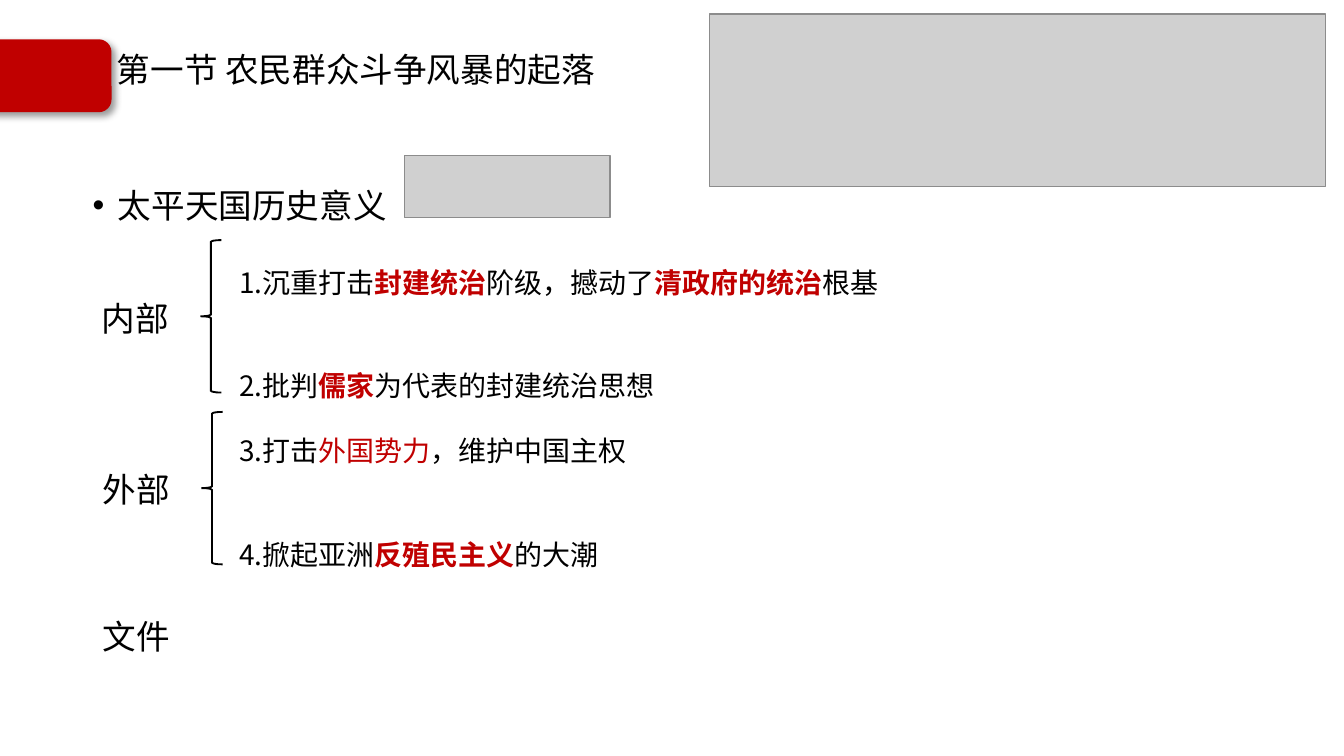
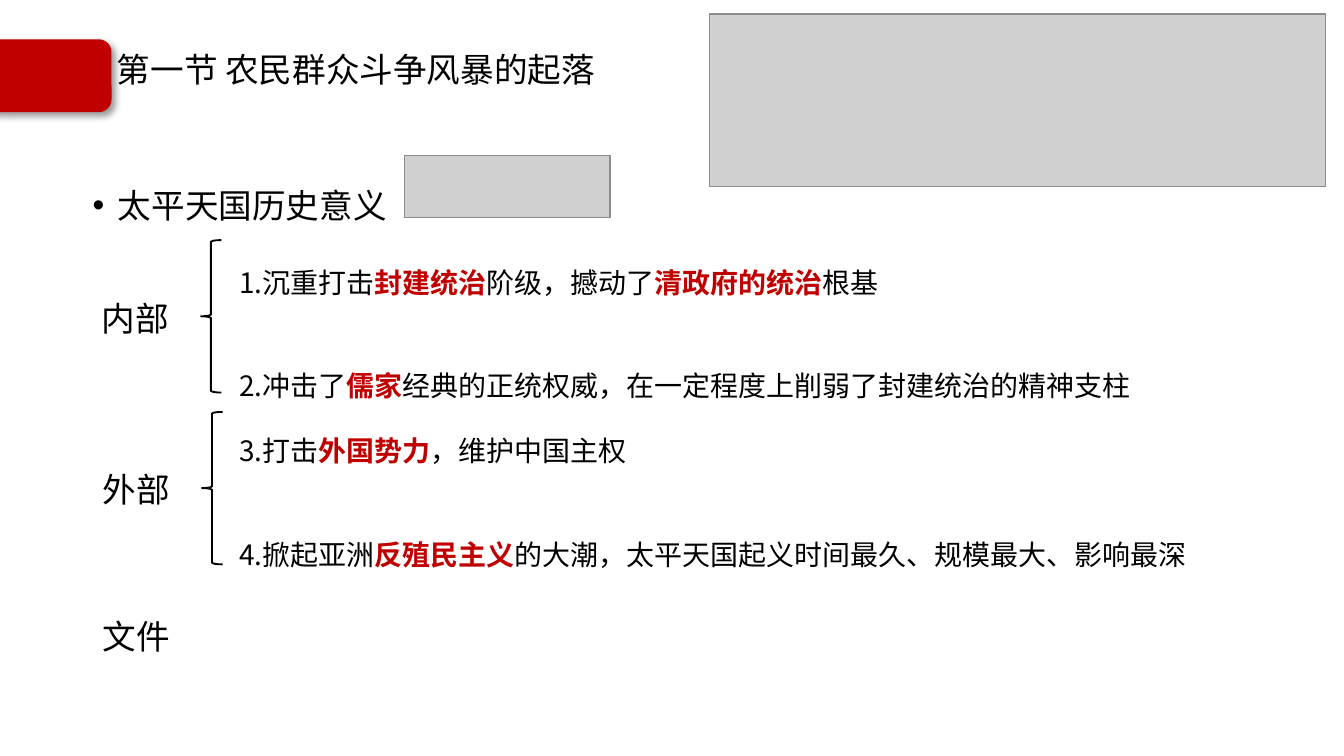
Before and after one commit to Call-me-zhy/tangtang, a slide deck: slide 25 of 5 中国近现代史纲要/课件/中国近现代史纲要精讲2.pptx. Drawn at 1344x756 pixels with LibreOffice and Linux fonts; fonts in the diff are those of the drawing; grey boxes stand for pictures; background and template pictures are left out. Boxes give left, top, right and bottom in pixels: in the first picture for what was removed or moved away, otherwise in the second. Text is boxed around its words. In the diff, an @@ line names an element or a change of style, - is before the commit and + after.

```diff
--- a/5 中国近现代史纲要/课件/中国近现代史纲要精讲2.pptx
+++ b/5 中国近现代史纲要/课件/中国近现代史纲要精讲2.pptx
@@ text "3.打击外国势力，维护中国主权" at [239, 437, 626, 464]: bold on in "3.打击外国势力，维护中国主权" @@
@@ text removed at [239, 372, 654, 399] @@
-2.批判儒家为代表的封建统治思想
@@ text added at [239, 372, 1130, 399], 15 pt, text #000000 @@
+2.冲击了儒家经典的正统权威，在一定程度上削弱了封建统治的精神支柱
@@ text at [239, 541, 1186, 568]: text changed @@
-4.掀起亚洲反殖民主义的大潮
+4.掀起亚洲反殖民主义的大潮，太平天国起义时间最久、规模最大、影响最深
```
Also in this commit, not shown: 25 other slides changed, 1 slide added, 2 other files.
